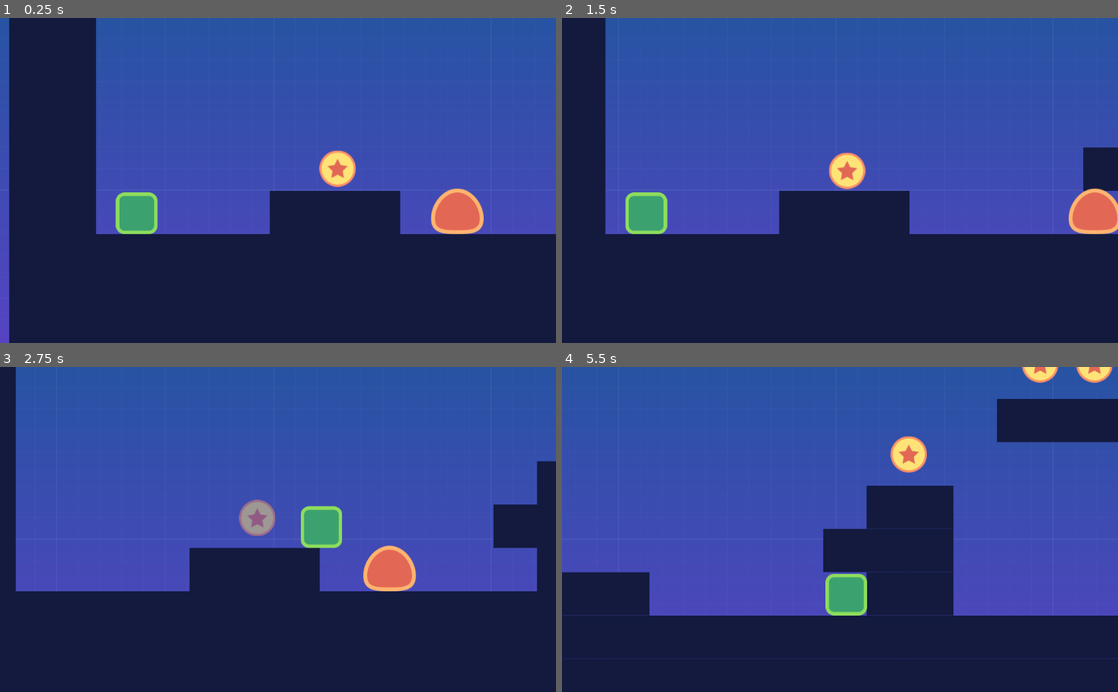
Above: before the commit, frames 1-4 (two rows, left to right).
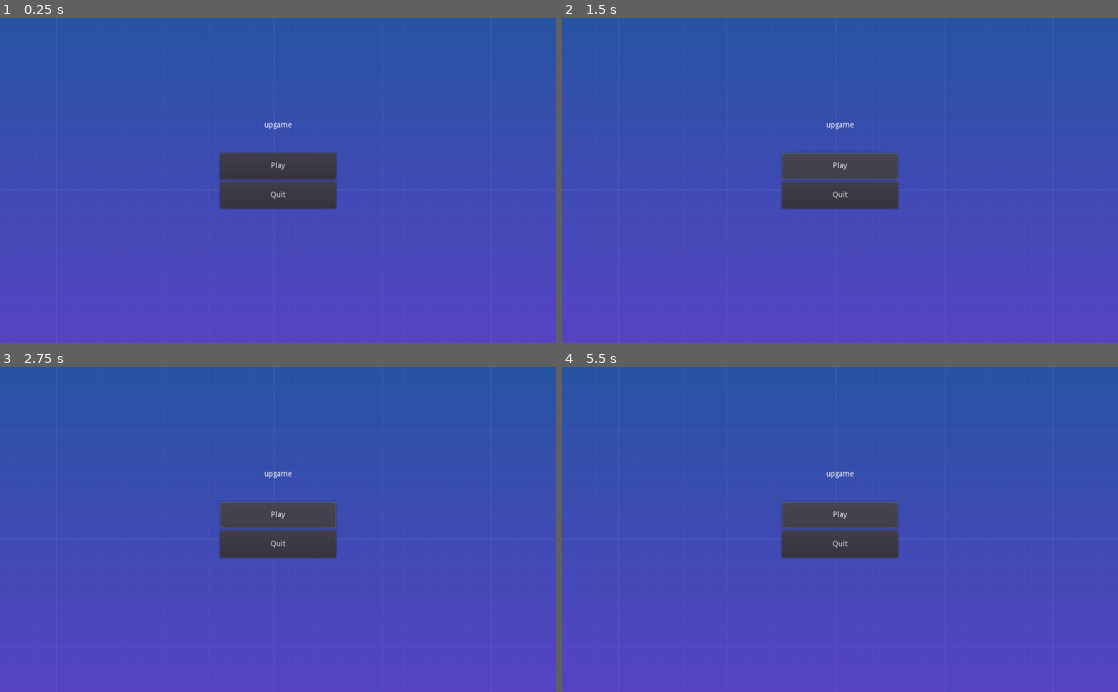
Above: after the commit, the same moments.

Repository: david-slatinek/upgame
Game: Godot game, scene res://src/Screens/MainScreen.tscn
The game is run twice, just before and just after one commit, with the same random seed, the same clock (stepped at 60 frames per second) and the same inputs. Before the commit the project starts from res://src/Levels/Level01.tscn.
Inputs (mouse positions are in pixels of both pictures, inside the frame that each line leads up to):
- Up to frame 1 (0.25 s): no input
- Up to frame 2 (1.5 s): click (840, 167) at 0.5 s, where only the run after the commit has a clickable "Play"; click (840, 167) at 1.25 s, where only the run after the commit has a clickable "Play"
- Up to frame 3 (2.75 s): hold Right (move_right) from 2.03 s (still down); tap W (jump) at 2.27 s
- Up to frame 4 (5.5 s): tap W (jump) at 3.02, 4.52, 5.27 s; release Right (move_right) at 3.53 s; hold Left (move_left) 3.53-4.28 s; hold Right (move_right) from 4.28 s (still down)

The runs differ from the first frame. In frame 1, 52% of the frame differs, in the area x 1-100%, y 0-100%; in frame 2, 47%; in frame 3, 43%; in frame 4, 40%.

Commit message:
Add main screen

Diff:
--- a/project.godot
+++ b/project.godot
@@ -21,7 +21,7 @@
 [application]
 
 config/name="upgame"
-run/main_scene="res://src/Levels/Level01.tscn"
+run/main_scene="res://src/Screens/MainScreen.tscn"
 config/icon="res://icon.png"
 
 [input]
--- /dev/null
+++ b/src/Screens/MainScreen.tscn
@@ -0,0 +1,39 @@
+[gd_scene load_steps=5 format=2]
+
+[ext_resource path="res://assets/background.png" type="Texture" id=1]
+[ext_resource path="res://src/UI/PlayButton.tscn" type="PackedScene" id=2]
+[ext_resource path="res://src/UI/Title.tscn" type="PackedScene" id=3]
+[ext_resource path="res://src/UI/QuitButton.tscn" type="PackedScene" id=4]
+
+[node name="MainScreen" type="Control"]
+anchor_right = 1.0
+anchor_bottom = 1.0
+__meta__ = {
+"_edit_use_anchors_": false
+}
+
+[node name="background" type="TextureRect" parent="."]
+anchor_right = 1.0
+anchor_bottom = 1.0
+texture = ExtResource( 1 )
+expand = true
+stretch_mode = 2
+
+[node name="Title" parent="." instance=ExtResource( 3 )]
+
+[node name="Menu" type="VBoxContainer" parent="."]
+anchor_left = 0.5
+anchor_top = 0.5
+anchor_right = 0.5
+anchor_bottom = 0.5
+margin_left = -107.0
+margin_top = -51.5
+margin_right = 107.0
+margin_bottom = 51.5
+__meta__ = {
+"_edit_use_anchors_": false
+}
+
+[node name="PlayButton" parent="Menu" instance=ExtResource( 2 )]
+
+[node name="QuitButton" parent="Menu" instance=ExtResource( 4 )]
--- /dev/null
+++ b/src/UI/PlayButton.tscn
@@ -0,0 +1,7 @@
+[gd_scene format=2]
+
+[node name="PlayButton" type="Button"]
+margin_right = 214.0
+margin_bottom = 49.0
+size_flags_vertical = 3
+text = "Play"
--- /dev/null
+++ b/src/UI/QuitButton.tscn
@@ -0,0 +1,8 @@
+[gd_scene format=2]
+
+[node name="QuitButton" type="Button"]
+margin_top = 53.0
+margin_right = 214.0
+margin_bottom = 103.0
+size_flags_vertical = 3
+text = "Quit"
--- /dev/null
+++ b/src/UI/Title.tscn
@@ -0,0 +1,13 @@
+[gd_scene format=2]
+
+[node name="Title" type="Label"]
+anchor_left = 0.5
+anchor_right = 0.5
+margin_left = -25.5
+margin_top = 191.0
+margin_right = 25.5
+margin_bottom = 205.0
+text = "upgame"
+__meta__ = {
+"_edit_use_anchors_": false
+}
